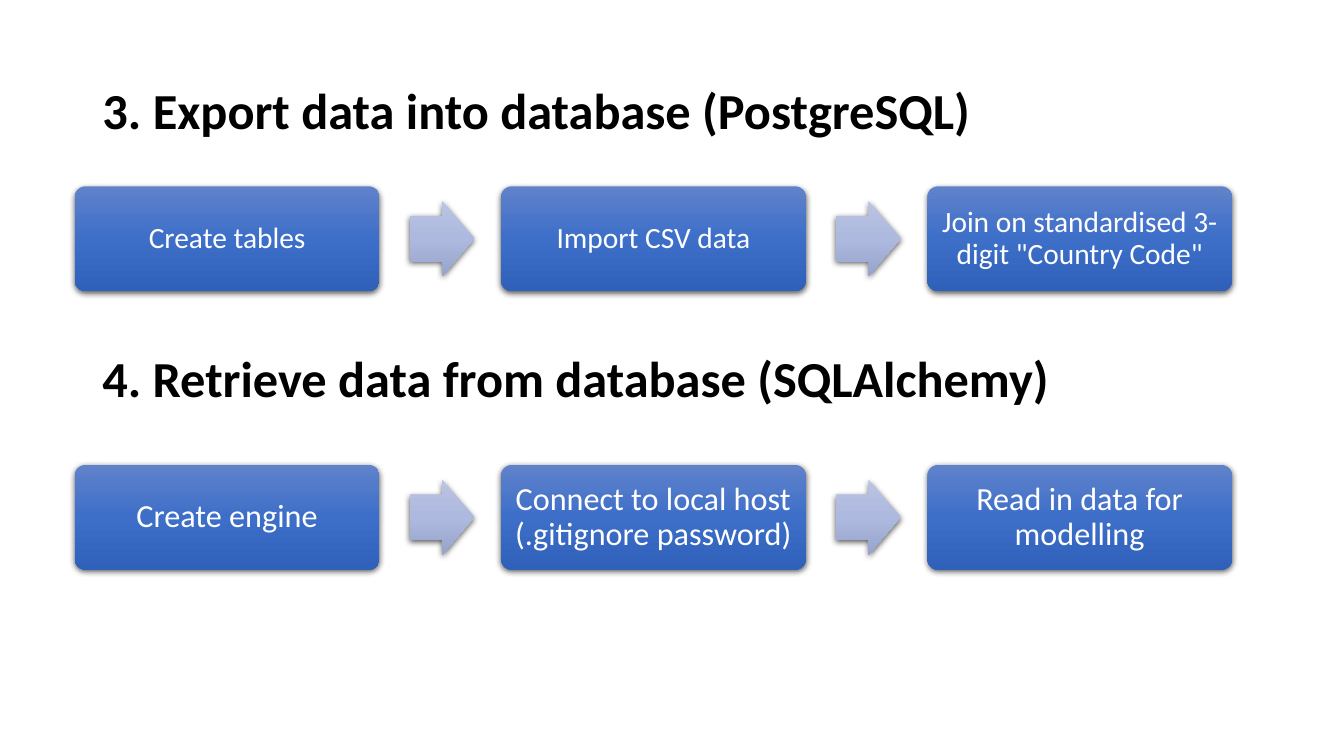
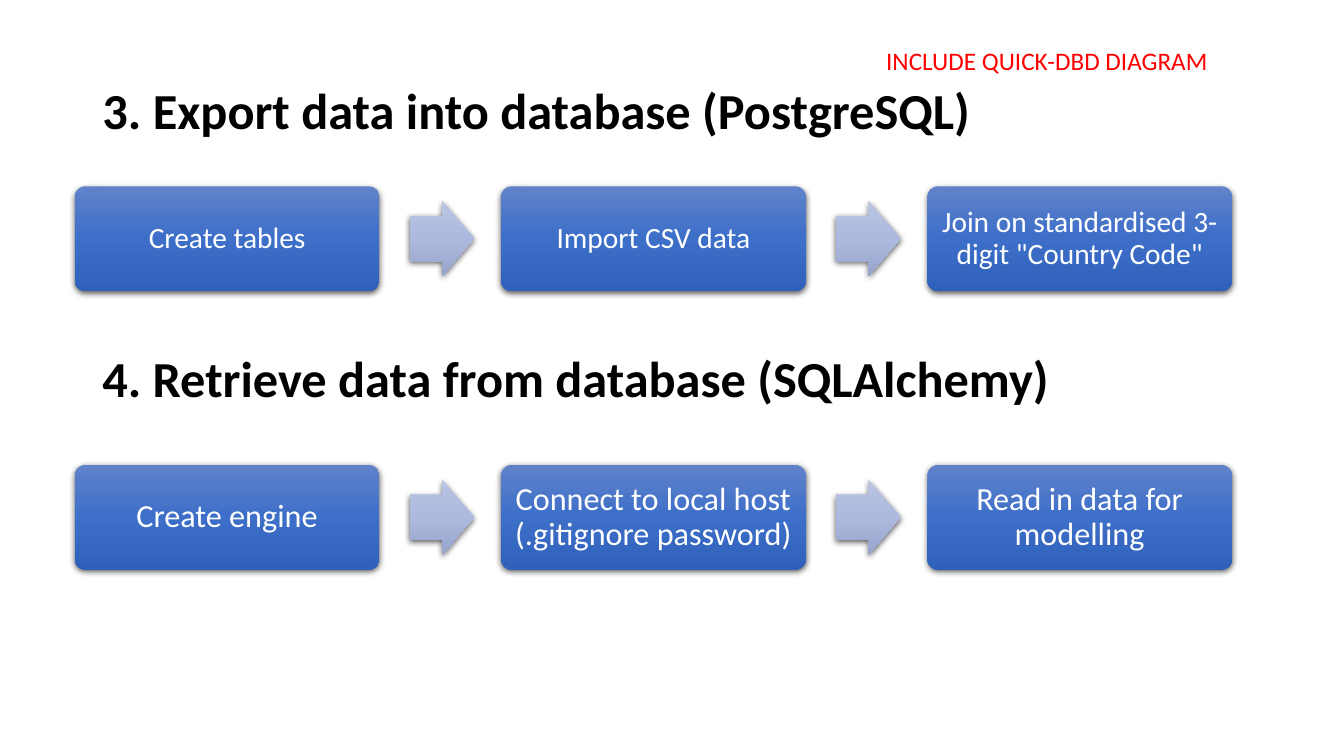
Before and after one commit to shwetajain1022/Project-4, a slide deck: slide 8 of Presentation/Proj4_presentation.pptx. Drawn at 1344x756 pixels with LibreOffice and Linux fonts; fonts in the diff are those of the drawing; background and template pictures are left out. Boxes give left, top, right and bottom in pixels: in the first picture for what was removed or moved away, otherwise in the second. Text is boxed around its words. In the diff, an @@ line names an element or a change of style, - is before the commit and + after.

```diff
--- a/Presentation/Proj4_presentation.pptx
+++ b/Presentation/Proj4_presentation.pptx
@@ text added at (886, 53, 1207, 74), 18 pt, text #FF0000 @@
+INCLUDE QUICK-DBD DIAGRAM
```
Also in this commit, not shown: 6 other slides changed, 2 slides added.
